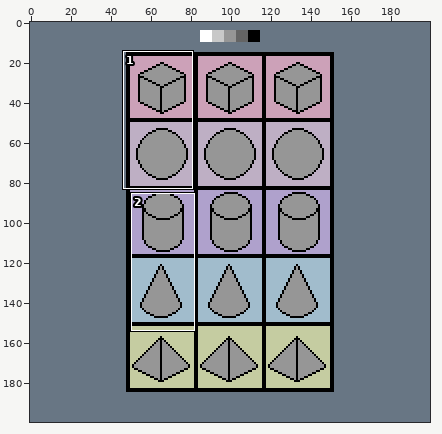
One commit to this pixel-art file: Pixel/LightDirection.aseprite. The picture above shows the old version from afar; the outline marks the close-up.
Close-up. Before the commit:
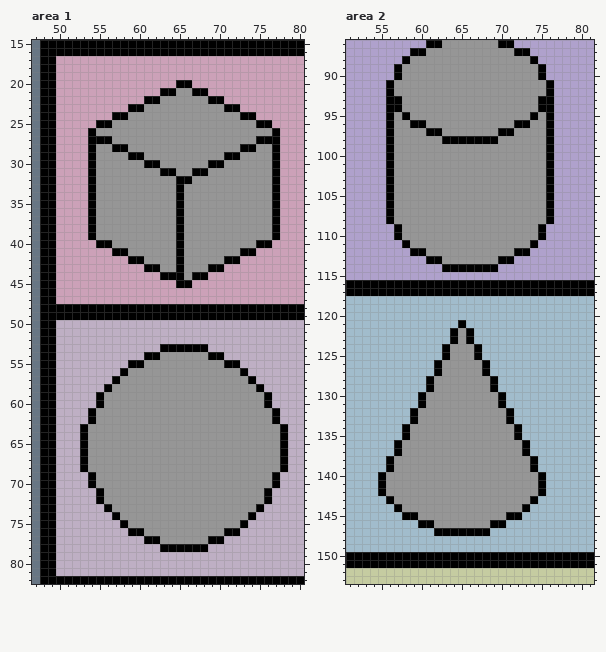
200x200 pixels, 1 frame. Shown: area 1: x 47..80, y 15..82; area 2: x 51..81, y 86..153. The commit also changed other parts of the picture, which this record leaves out.
Once edited:
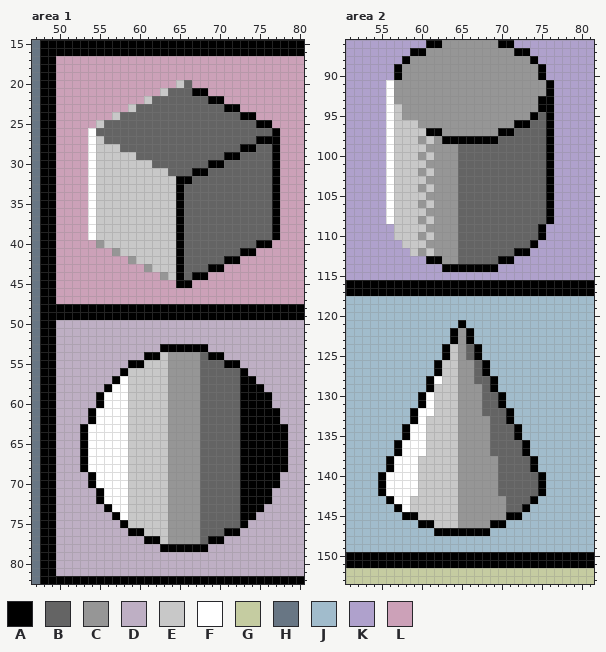
Palette (. is transparent): A #000000  B #646464  C #969696  D #beafc4  E #c8c8c8  F #ffffff  G #c5cca1  H #687684  J #a1bccc  K #afa1cc  L #cca1b8
The exact change:
Changed rows in their new state; - is an unchanged pixel.
Area 1, layer "Left":
first column x 54:
20 -----------EB----------
21 ---------EBBB----------
22 -------EBBBBBBB--------
23 -----EBBBBBBBBBBB------
24 ---EBBBBBBBBBBBBBBB----
25 -EBBBBBBBBBBBBBBBBBBB--
26 FBBBBBBBBBBBBBBBBBBBBBB
27 FEBBBBBBBBBBBBBBBBBBB--
28 FEEEBBBBBBBBBBBBBBB--BB
29 FEEEEEBBBBBBBBBBB--BBBB
30 FEEEEEEEBBBBBBB--BBBBBB
31 FEEEEEEEEEBBB--BBBBBBBB
32 FEEEEEEEEEE--BBBBBBBBBB
33 FEEEEEEEEEE-BBBBBBBBBBB
34 FEEEEEEEEEE-BBBBBBBBBBB
35 FEEEEEEEEEE-BBBBBBBBBBB
36 FEEEEEEEEEE-BBBBBBBBBBB
37 FEEEEEEEEEE-BBBBBBBBBBB
38 FEEEEEEEEEE-BBBBBBBBBBB
39 FEEEEEEEEEE-BBBBBBBBBBB
40 -CEEEEEEEEE-BBBBBBBBB--
41 ---CEEEEEEE-BBBBBBB----
42 -----CEEEEE-BBBBB------
43 -------CEEE-BBB--------
44 ---------CE-B----------
first column x 54:
54 ---------E----B---------
55 -------EEE----BBB-------
56 -----EEEEE----BBBBB-----
57 ----FEEEEE----BBBBBA----
58 ---FFEEEEE----BBBBBAA---
59 --FFFEEEEE----BBBBBAAA--
60 --FFFEEEEE----BBBBBAAA--
61 -FFFFEEEEE----BBBBBAAAA-
62 -FFFFEEEEE----BBBBBAAAA-
63 FFFFFEEEEE----BBBBBAAAAA
64 FFFFFEEEEE----BBBBBAAAAA
65 FFFFFEEEEE----BBBBBAAAAA
66 FFFFFEEEEE----BBBBBAAAAA
67 FFFFFEEEEE----BBBBBAAAAA
68 FFFFFEEEEE----BBBBBAAAAA
69 -FFFFEEEEE----BBBBBAAAA-
70 -FFFFEEEEE----BBBBBAAAA-
71 --FFFEEEEE----BBBBBAAA--
72 --FFFEEEEE----BBBBBAAA--
73 ---FFEEEEE----BBBBBAA---
74 ----FEEEEE----BBBBBA----
75 -----EEEEE----BBBBB-----
76 -------EEE----BBB-------
77 ---------E----B---------
Area 2, layer "Left":
first column x 56:
 91 F-------------------
 92 F-------------------
 93 FC------------------
 94 FE------------------
 95 FEC----------------B
 96 FEEEC-------------BB
 97 FEEEE-----------BBBB
 98 FEEE-E--------BBBBBB
 99 FEEEE----BBBBBBBBBBB
100 FEEE-E---BBBBBBBBBBB
101 FEEEE----BBBBBBBBBBB
102 FEEE-E---BBBBBBBBBBB
103 FEEEE----BBBBBBBBBBB
104 FEEE-E---BBBBBBBBBBB
105 FEEEE----BBBBBBBBBBB
106 FEEE-E---BBBBBBBBBBB
107 FEEEE----BBBBBBBBBBB
108 FEEE-E---BBBBBBBBBBB
109 -EEEE----BBBBBBBBBB-
110 -EEE-E---BBBBBBBBBB-
111 --EEE----BBBBBBBBB--
112 ---ECE---BBBBBBB----
113 ---------BBBBB------
first column x 56:
124 --------E-B--------
125 --------E-B--------
126 -------EE--B-------
127 -------EE--B-------
128 ------FEE--BB------
129 ------EEE---B------
130 -----FEEE---BB-----
131 -----FEEE---BB-----
132 ----FFEEE---BBB----
133 ----FEEEE----BB----
134 ---FFEEEE----BBB---
135 ---FFEEEE----BBB---
136 --FFFEEEE----BBBB--
137 --FFFEEEE----BBBB--
138 -FFFEEEEE-----BBBB-
139 -FFFEEEEE-----BBBB-
140 FFFFEEEEE-----BBBBB
141 FFFFEEEEE-----BBBBB
142 FFFFEEEEE-----BBBBB
143 -FFEEEEEE------BBB-
144 --FEEEEEE------BB--
145 ----EEEEE----------
146 ------EEE----------
